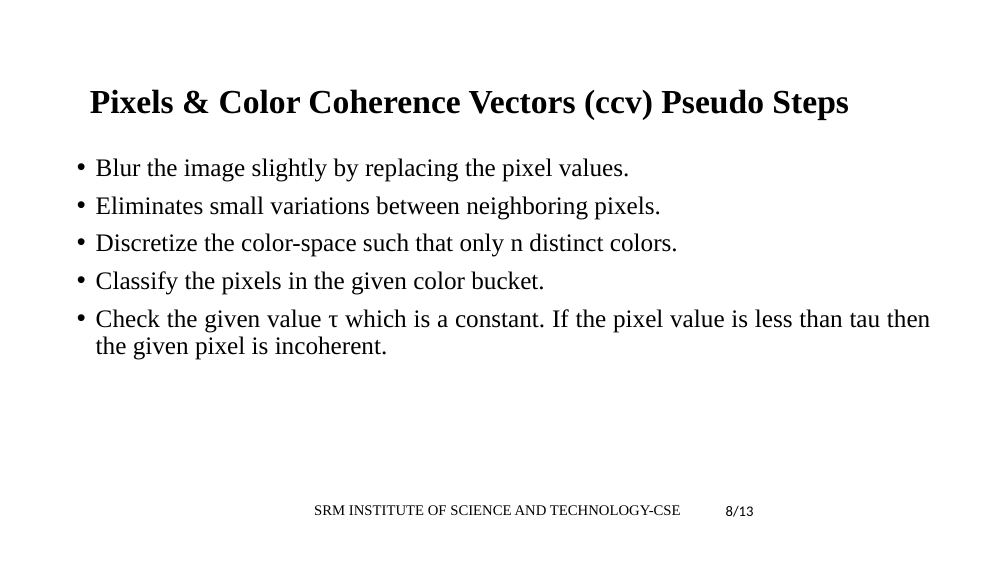
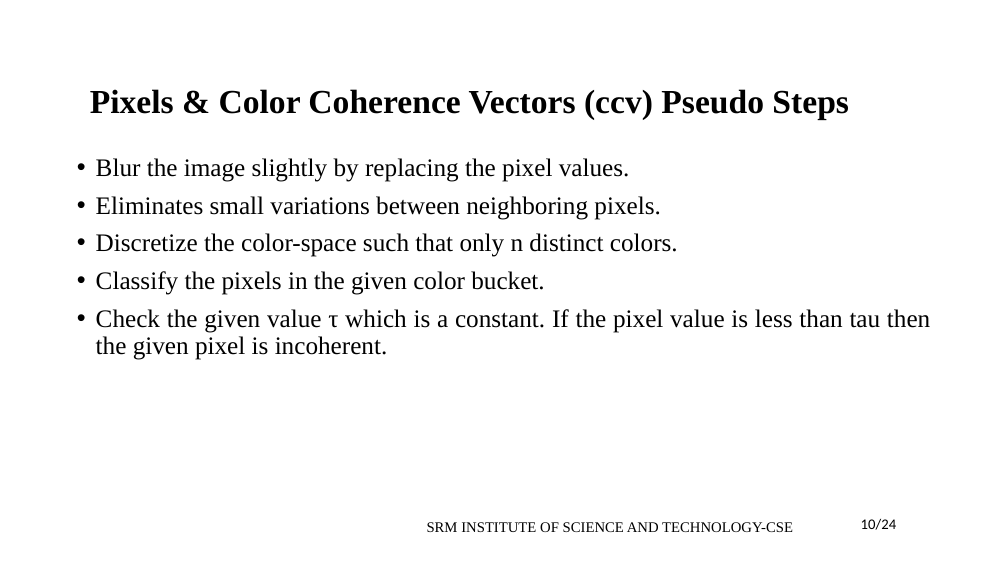
Before and after one commit to akhilmantha/Reverse-Data-Hiding-Using-Histogram-Comparison-And-MPE-Predictors, a slide deck: slide 10 of Research/Presentation/ppt (11) (1).pptx (slide 7 before the commit). Drawn at 1008x567 pixels with LibreOffice and Linux fonts; fonts in the diff are those of the drawing. Boxes give left, top, right and bottom in pixels: in the first picture for what was removed or moved away, otherwise in the second. Text is boxed around its words. In the diff, an @@ line names an element or a change of style, - is before the commit and + after.

```diff
--- a/Research/Presentation/ppt (11) (1).pptx
+++ b/Research/Presentation/ppt (11) (1).pptx
@@ text "SRM INSTITUTE OF SCIENCE AND ..." moved from (x1=314, y1=505, x2=681, y2=515) to (x1=427, y1=522, x2=793, y2=532) @@
@@ text at (x1=861, y1=519, x2=897, y2=530): text changed @@
-8/13
+10/24
```
Also in this commit, not shown: 18 other slides changed, 5 slides added, 3 slides removed.
